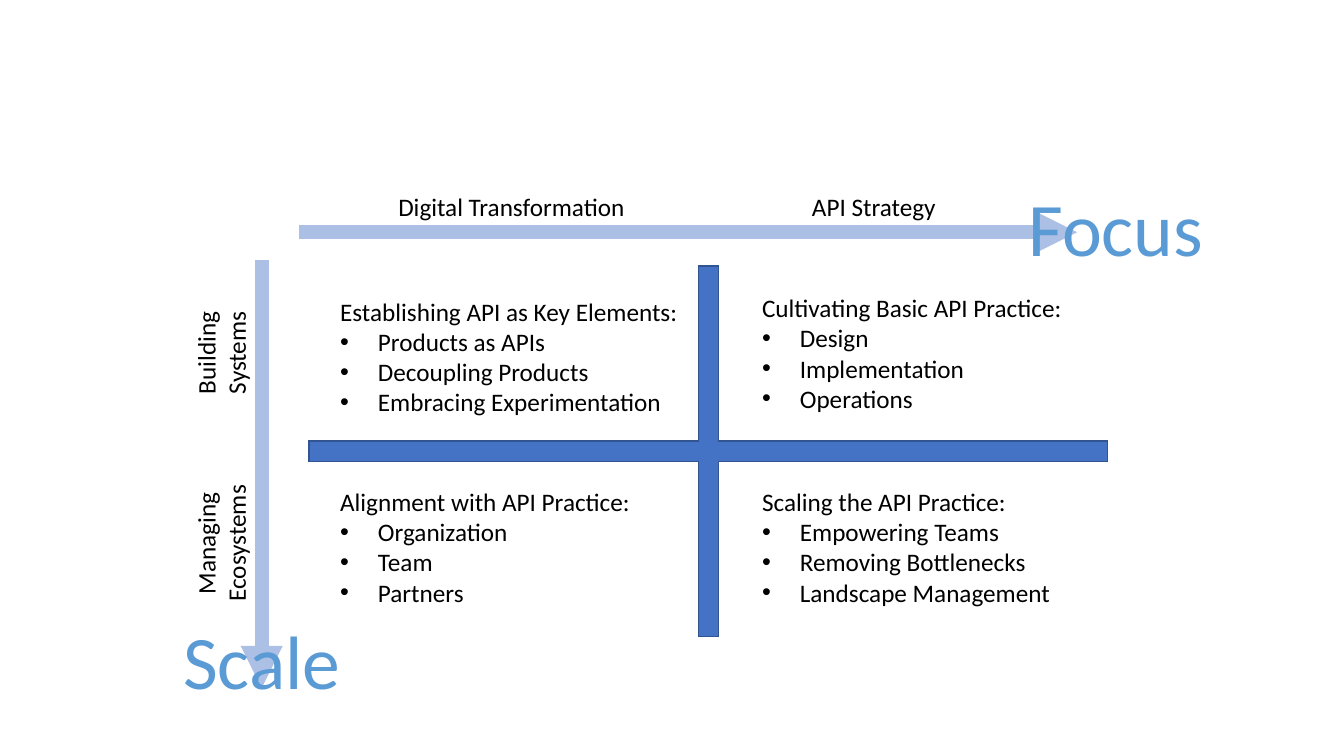
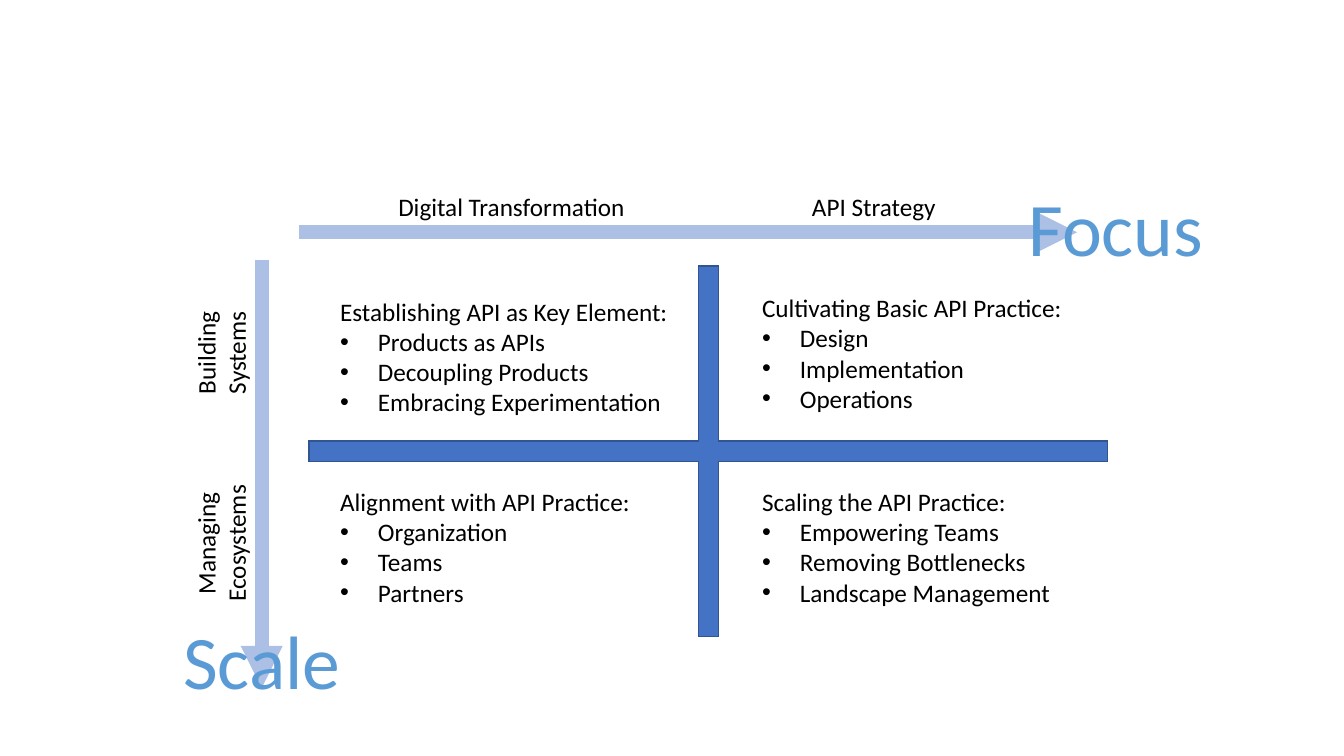
Before and after one commit to dret/lectures, a slide deck: slide 1 of api-days-amsterdam-2018/img/focus-scale-perspectives.pptx. Drawn at 1344x756 pixels with LibreOffice and Linux fonts; fonts in the diff are those of the drawing. Boxes give left, top, right and bottom in pixels: in the first picture for what was removed or moved away, otherwise in the second. Text is boxed around its words. In the diff, an @@ line names an element or a change of style, - is before the commit and + after.

```diff
--- a/api-days-amsterdam-2018/img/focus-scale-perspectives.pptx
+++ b/api-days-amsterdam-2018/img/focus-scale-perspectives.pptx
@@ text at [340, 303, 667, 326]: text changed @@
-Establishing API as Key Elements:
+Establishing API as Key Element:
@@ text at [378, 554, 443, 572]: text changed @@
-• Team
+• Teams
```
Also in this commit, not shown: 1 other file.
